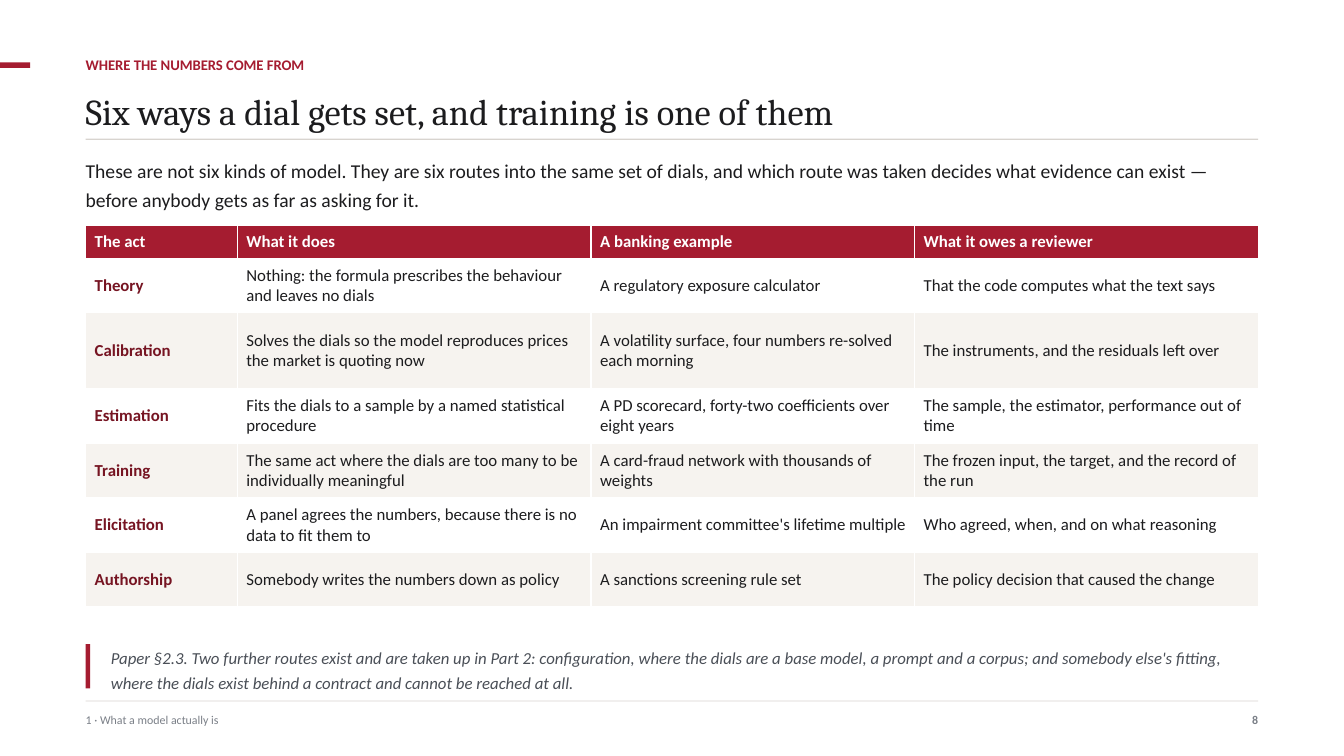
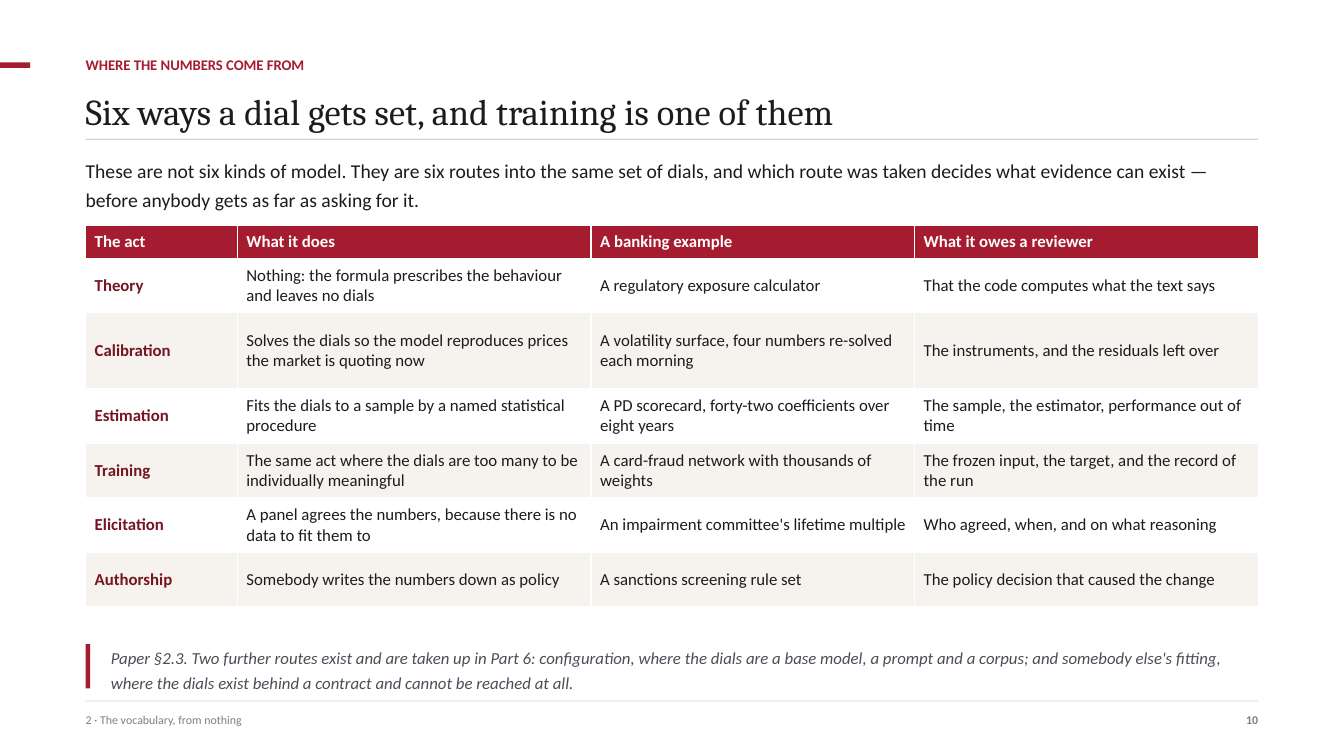
Before and after one commit to ajsinha/maya, a slide deck: slide 10 of docs/MAYA-Model-Management-Formalism-and-System-Design.pptx (slide 8 before the commit). Drawn at 1344x756 pixels with LibreOffice and Linux fonts; fonts in the diff are those of the drawing. Boxes give left, top, right and bottom in pixels: in the first picture for what was removed or moved away, otherwise in the second. Text is boxed around its words. In the diff, an @@ line names an element or a change of style, - is before the commit and + after.

```diff
--- a/docs/MAYA-Model-Management-Formalism-and-System-Design.pptx
+++ b/docs/MAYA-Model-Management-Formalism-and-System-Design.pptx
@@ text at (111,652,1221,689): text changed @@
-Paper §2.3. Two further routes exist and are taken up in Part 2: configuration, where the dials are a base model, a prompt and a corpus; and somebody else's fitting, where the dials exist behind a contract and cannot be reached at all.
+Paper §2.3. Two further routes exist and are taken up in Part 6: configuration, where the dials are a base model, a prompt and a corpus; and somebody else's fitting, where the dials exist behind a contract and cannot be reached at all.
@@ text at (86,716,241,726): text changed @@
-1 · What a model actually is
+2 · The vocabulary, from nothing
@@ text at (1246,716,1258,724): text changed @@
-8
+10
```
Also in this commit, not shown: 42 other slides changed, 27 slides added, 47 slides removed, 12 other files.
